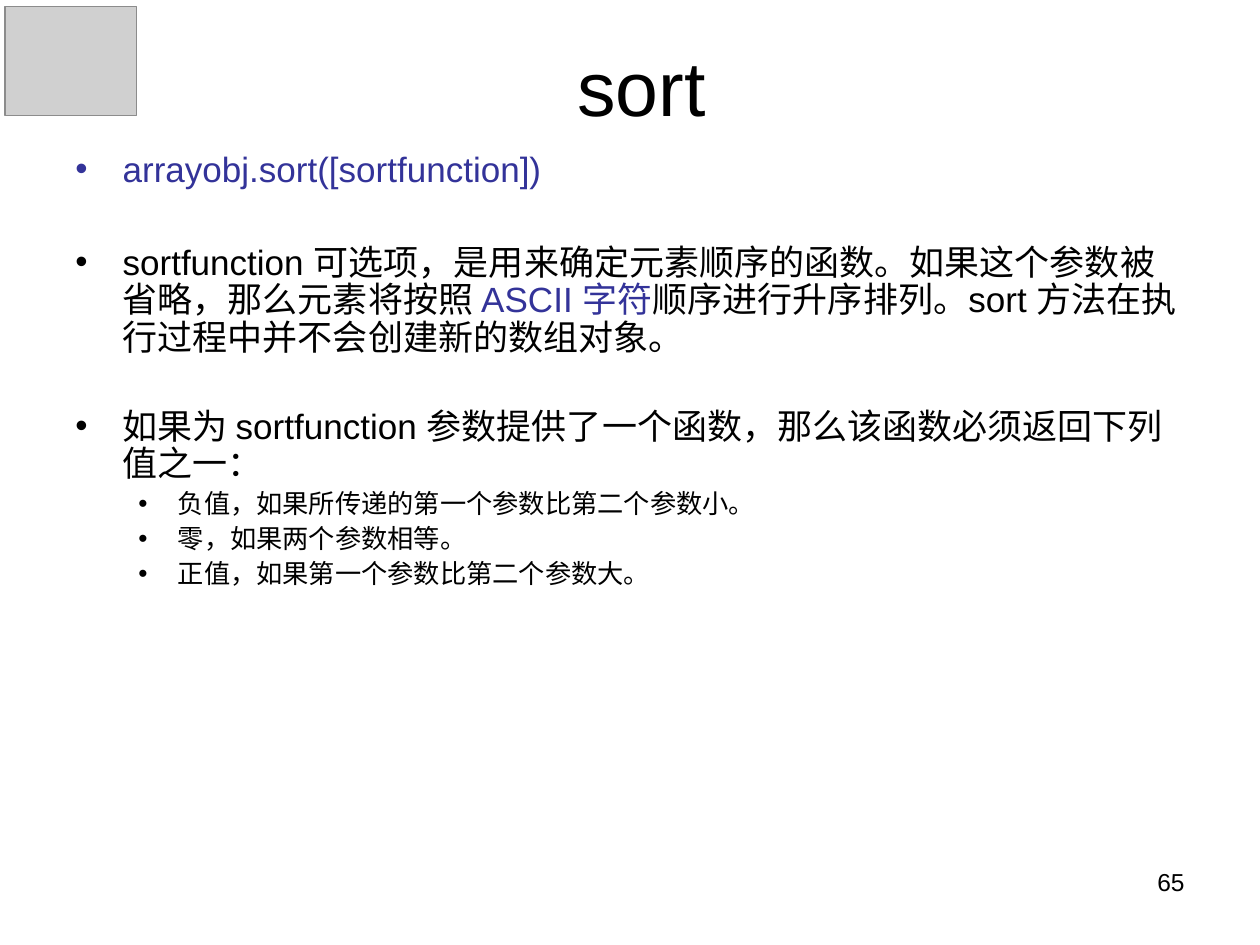
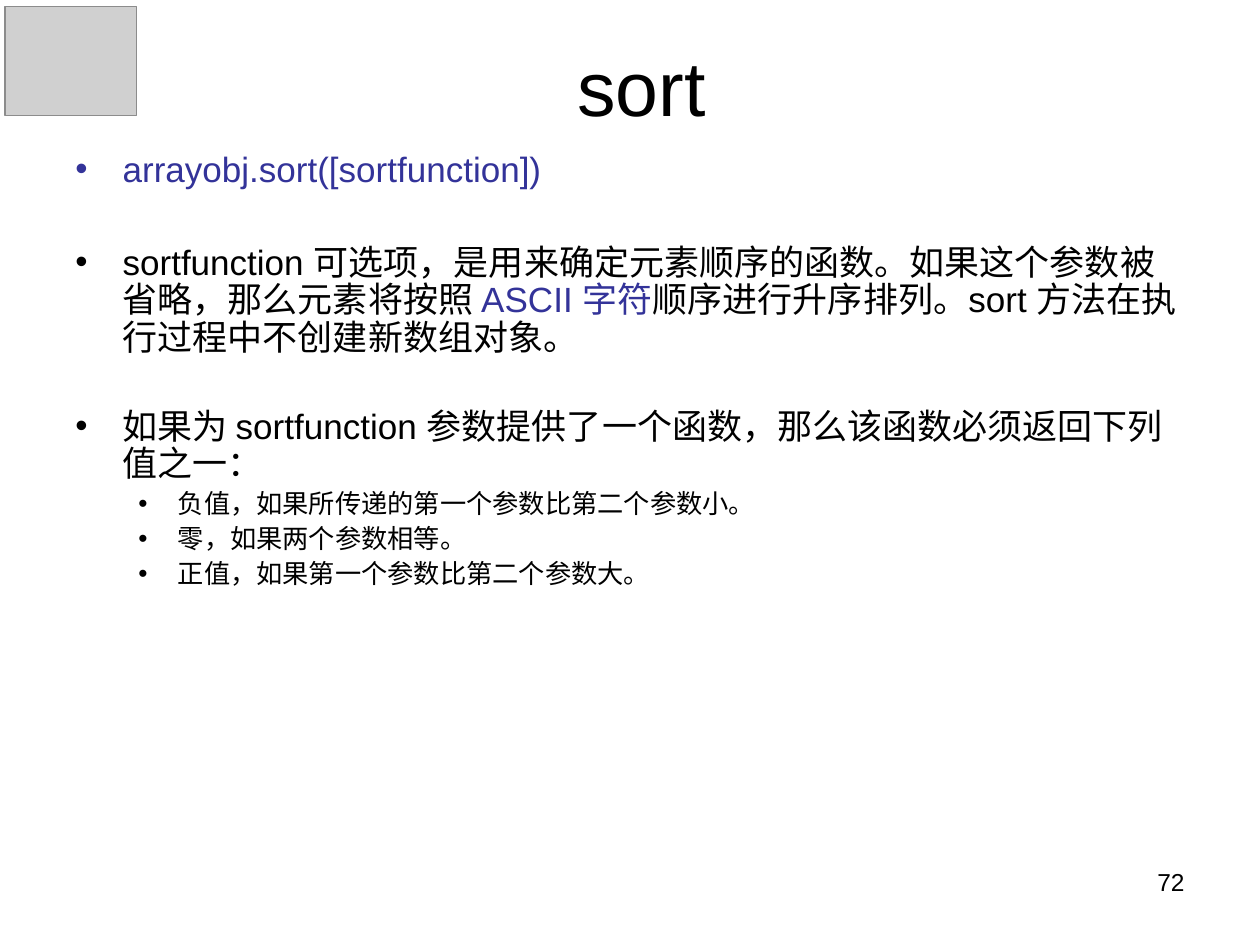
Before and after one commit to panxuepeng/javascript, a slide deck: slide 72 of ppt/1-1（第一天课程）.ppt (slide 65 before the commit). Drawn at 1260x945 pixels with LibreOffice and Linux fonts; fonts in the diff are those of the drawing; grey boxes stand for pictures. Boxes give left, top, right and bottom in pixels: in the first picture for what was removed or moved away, otherwise in the second. Text is boxed around its words. In the diff, an @@ line names an element or a change of style, - is before the commit and + after.

```diff
--- a/ppt/1-1（第一天课程）.ppt
+++ b/ppt/1-1（第一天课程）.ppt
@@ text at <box>123,245,1177,353</box>: text changed @@
-• sortfunction 可选项，是用来确定元素顺序的函数。如果这个参数被省略，那么元素将按照 ASCII 字符顺序进行升序排列。sort 方法在执行过程中并不会创建新的数组对象。
+• sortfunction 可选项，是用来确定元素顺序的函数。如果这个参数被省略，那么元素将按照 ASCII 字符顺序进行升序排列。sort 方法在执行过程中不创建新数组对象。
@@ page number at <box>1157,874,1184,891</box>: text changed @@
-65
+72
```
Also in this commit, not shown: 39 other slides changed, 14 slides added, 4 slides removed, 1 other file.
